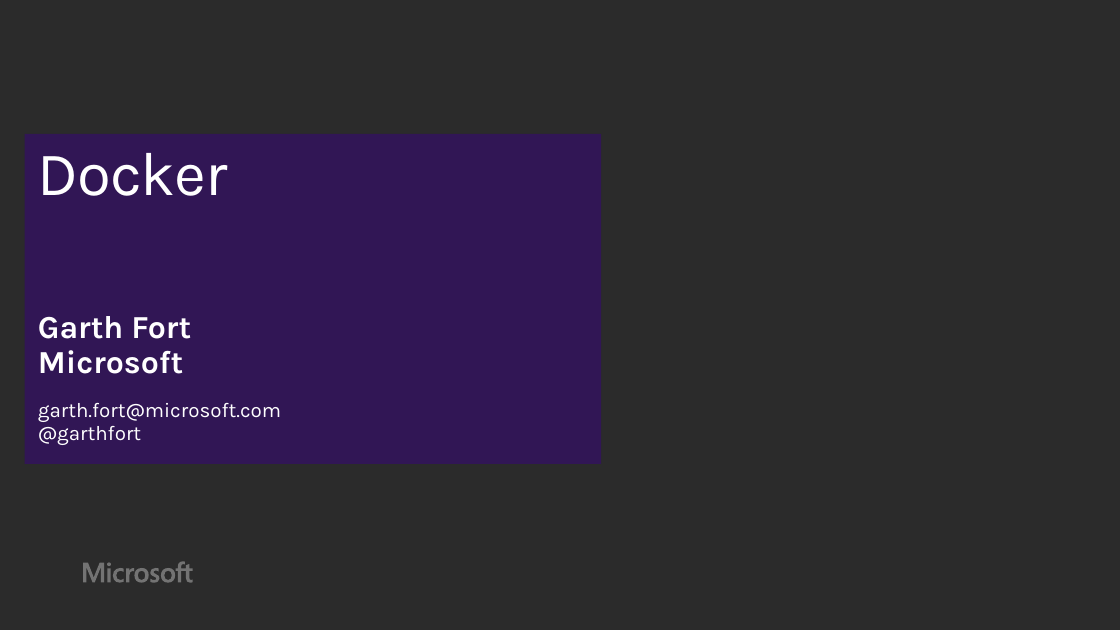
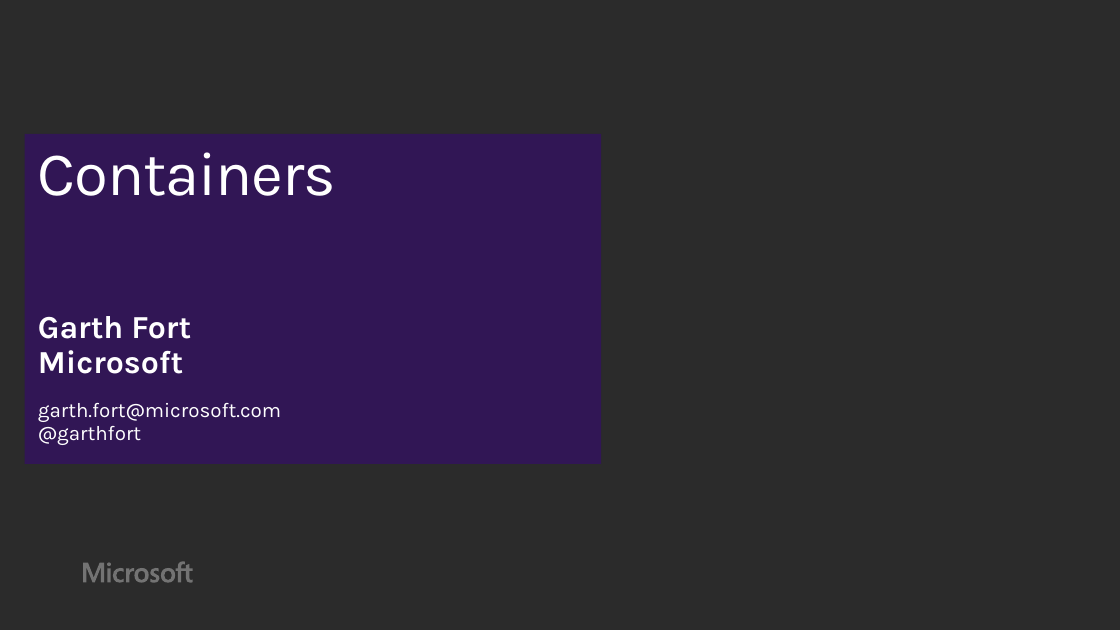
Before and after one commit to wely/DevCamp, a slide deck: slide 1 of Presentation/Module07-Docker.pptx. Drawn at 1120x630 pixels with LibreOffice and Linux fonts; fonts in the diff are those of the drawing; background and template pictures are left out; a plain dark background stands for a picture behind light text. Boxes give left, top, right and bottom in pixels: in the first picture for what was removed or moved away, otherwise in the second. Text is boxed around its words. In the diff, an @@ line names an element or a change of style, - is before the commit and + after.

Commit message:
Draft deck

```diff
--- a/Presentation/Module07-Docker.pptx
+++ b/Presentation/Module07-Docker.pptx
@@ title at [38, 152, 336, 196]: text changed @@
-Docker
+Containers
```
Also in this commit, not shown: 28 slides added, 1 slide removed.
